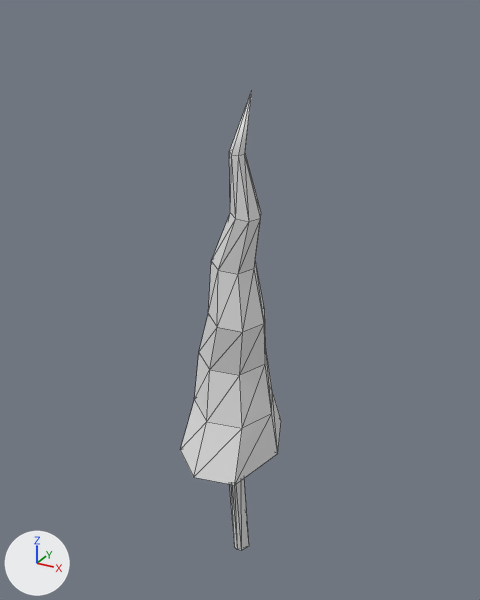
What one commit did to the FBX model Assets/Resources/meshes/world/tree- skinny.FBX.
Before and after are seen from a camera (50 mm lens) standing at (0.17, -0.304, 0.333) and looking at (-0.003, 0.011, 0.176). Arrows for +X, +Y and +Z are at lower left; the lights stay in place. Mesh edges are drawn as thin lines. Materials are left out; every surface is plain grey. Vertices at the same position are counted once.

Objects in the first picture: 'tree- thin'.
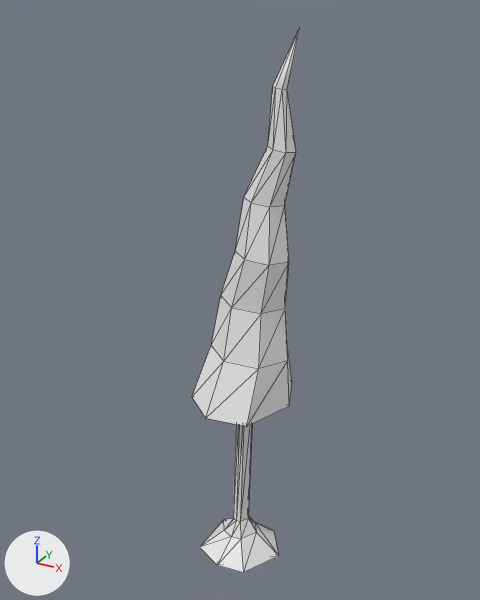
Edits to the scene script, one JSON object a line:
```json
{"block": "me_mesh", "where": "# used by ob_tree__thin; location = (0.0, 0.0, 0.0); rotation_euler = (0.121, 0.0363, 0.0044), in degrees (6.9, 2.1, 0.3); scale = (0.0125, 0.0125, 0.0125)"}
{"op": "remove", "block": "me_mesh", "code": "me_mesh.from_pydata(...)  # 64 vertices, 124 faces; spans x -2.3..2.1, y -2.4..3.5, z -0.7..24.0"}
{"op": "add", "block": "me_mesh", "code": "me_mesh.from_pydata(...)  # 78 vertices, 152 faces; spans x -2.3..2.4, y -2.4..3.5, z -2.6..24.0"}
{"block": "me_mesh", "change": "me_mesh part 1"}
{"block": "me_mesh", "change": "5 faces are deleted"}
{"block": "me_mesh", "change": "14 vertices are added at x -1.7..2.4, y -1.4..2.6, z -2.6..-1.4"}
{"block": "me_mesh", "change": "33 new faces join them"}
{"op": "set", "path": "ob_tree__thin.location", "old": "(0.0, 0.0, 0.0)", "new": "(0.0, 0.0, 0.0269)"}
{"op": "set", "path": "ob_tree__thin.rotation_euler", "old": "(0.121, 0.0363, 0.0044)", "new": "(-0.0541, 0.0365, -0.00198)", "note": "degrees (6.9, 2.1, 0.3) -> degrees (-3.1, 2.1, -0.1)"}
```

Location of each change, (x1, y1, x2, y2) in pixels of the pictures (480 x 600 px):
```json
{"object": "tree- thin", "change": "reshaped, moved, turned", "before": [180, 91, 281, 550], "after": [192, 28, 300, 573]}
{"part": 1, "of": "me_mesh", "change": "built on", "after": [200, 515, 279, 573]}
```
